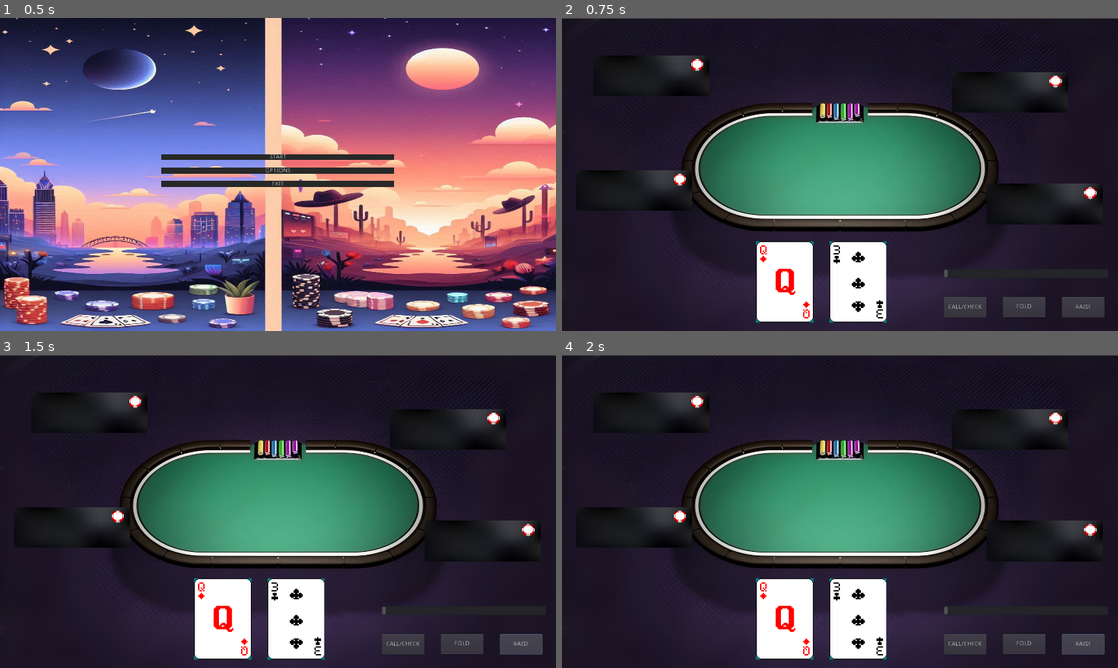
Above: before the commit, frames 1-4 (two rows, left to right).
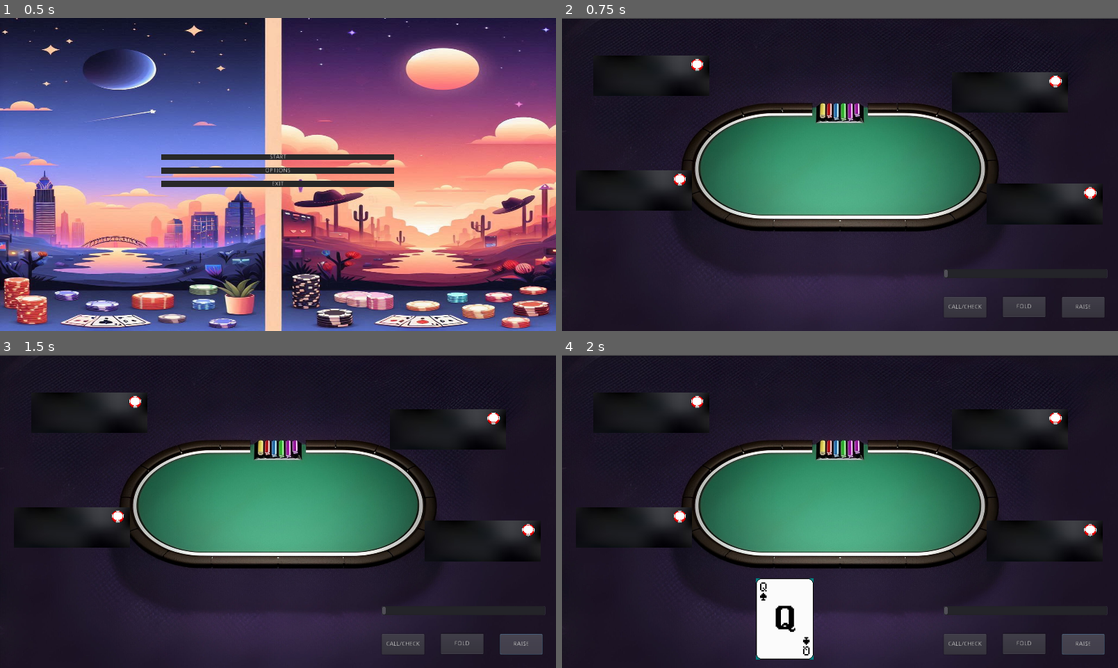
Above: after the commit, the same moments.

Repository: Jesusaez/PokerWithFriends_Game
Game: Godot game, scene res://escenas/Menu.tscn
Same seed, same stepped clock (60 frames per second), same inputs: the game is played once before the commit and once after it.
Inputs:
- Up to frame 1 (0.5 s): no input
- Up to frame 2 (0.75 s): click "START" at 0.5 s
- Up to frame 3 (1.5 s): click "RAISE" at 1.25 s
- Up to frame 4 (2 s): no input

Frame 1 is identical in both runs. In frame 2, 5.4% of the frame differs, in the area x 34-59%, y 71-98%; in frame 3, 5.4%; in frame 4, 3.0%.

Commit message:
Generar Carta alatoria con Timmer y  vision lenta

Diff:
--- a/escenas/Gamse.gd
+++ b/escenas/Gamse.gd
@@ -1,9 +1,11 @@
 extends Node2D
 
 # Arrays con los nombres y los chips
-var chips = [5000, 5000, 5000, 5000, 5000]
+var PlayerChips = [5000, 5000, 5000, 5000, 5000]
 var playerName = ["Pedro Sanchez","Mario Mendez", "Jesus Saez", "Eric Garcia", "Josep Ruiz"]
-
+var playerCards=[]
+var turnoJug=0
+var numPlayer=5
 # Escenas  instanciar
 var player_card_scene = preload("res://escenas/InterfazEnemy.tscn")
 var card_scene = preload("res://escenas/Carta.tscn")
@@ -83,12 +85,12 @@
 	# ------------------------------------------------
 	# Instanciar los nombres y fichas de jugadores
 	# ------------------------------------------------
-	for i in range(4):
+	for i in range(numPlayer-1):
 		var player_card_instance = player_card_scene.instance()
 
 		# Asignar nombre y chips a los labels
-		player_card_instance.get_node("Background/Player_Name").text = playerName[i]
-		player_card_instance.get_node("Background/Chips").text = str(chips[i])
+		player_card_instance.get_node("Background/Player_Name").text = playerName[i+1]
+		player_card_instance.get_node("Background/Chips").text = str(PlayerChips[i+1])
 
 		# Ubicar el cartel en la posición correspondiente del PathFollow2D
 		var path_follow = path_follows[i]
@@ -101,18 +103,30 @@
 	# ------------------------------------------------
 	# Crear cartas en las ubicaciones especificadas
 	# ------------------------------------------------
-	for i in range(2):
+	for i in range(numPlayer*2):
 		var card_instance = card_scene.instance()
 
 		# Elegir una carta aleatoria de la baraja
-		var card_texture = load(Baraja[randi() % Baraja.size()])
-		#CartasSacadas=card_texture
-		card_instance.get_node("Img").texture = card_texture
+		var card_texture = cojeCarta()
+		if(i<2):
+			card_instance.get_node("Img").texture = card_texture
+			var card_position = Card_positions[i]
+			card_instance.rect_position = card_position.position
+			card_instance.rect_scale = Vector2(1.5, 1.5)
+			yield(get_tree().create_timer(1), "timeout")
+			add_child(card_instance)
+		#else:
+			#hacer que el codigo muestre la Behind_Card1 se espere 1 sec y que en la siguiente ronda de i muestre Behind_Card2
+		playerCards.append(card_texture)
 
-		# Ubicar la carta en la posición correspondiente en CardSpawn
-		var card_position = Card_positions[i]
-		card_instance.rect_position = card_position.position
-		card_instance.rect_scale = Vector2(1.5, 1.5)
 
-		# Añadir la instancia de la carta a la escena
-		add_child(card_instance)
+func cojeCarta():
+	var error = true
+	var card_texture
+
+	while error:
+		card_texture = load(Baraja[randi() % Baraja.size()])
+		if not CartasSacadas.has(card_texture):
+			error = false
+	CartasSacadas.append(card_texture)
+	return card_texture
--- a/escenas/Gamse.tscn
+++ b/escenas/Gamse.tscn
@@ -45,8 +45,8 @@
 offset = 1254.0
 
 [node name="InterJugSpawnLocation2" type="PathFollow2D" parent="InterfazJugadores"]
-position = Vector2( 948.484, 141.379 )
-rotation = 1.28711
+position = Vector2( 897.231, 123.861 )
+rotation = 0.0457114
 offset = 2078.0
 
 [node name="InterJugSpawnLocation4" type="PathFollow2D" parent="InterfazJugadores"]
Not shown, added: Assets/Interfaz/Control de versions amb Git.pdf
Not shown, added: Assets/Interfaz/Git.pdf
